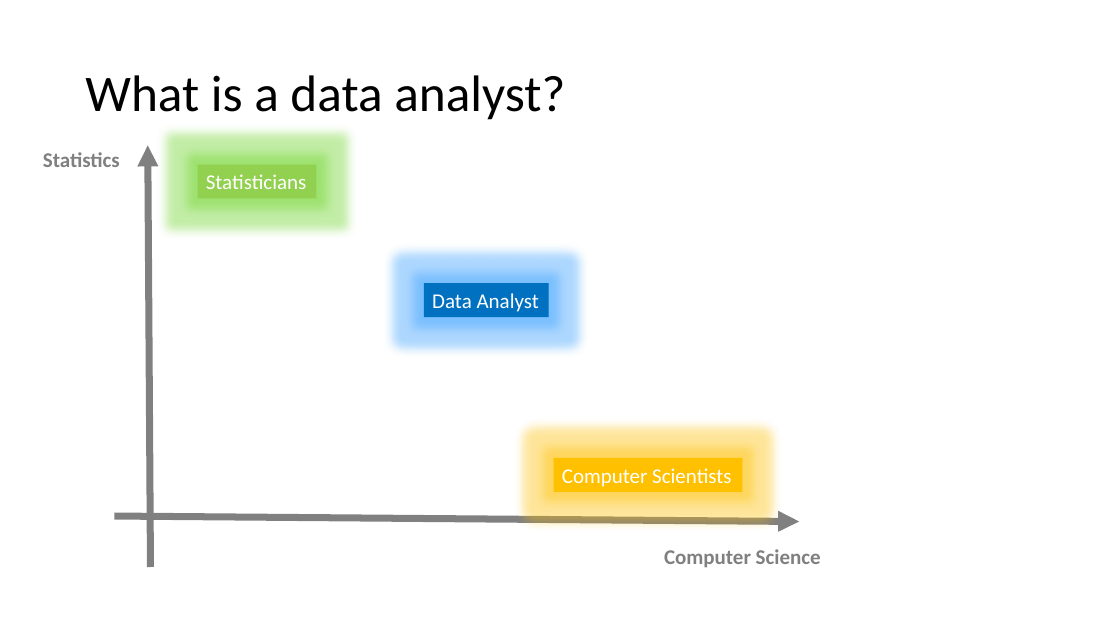
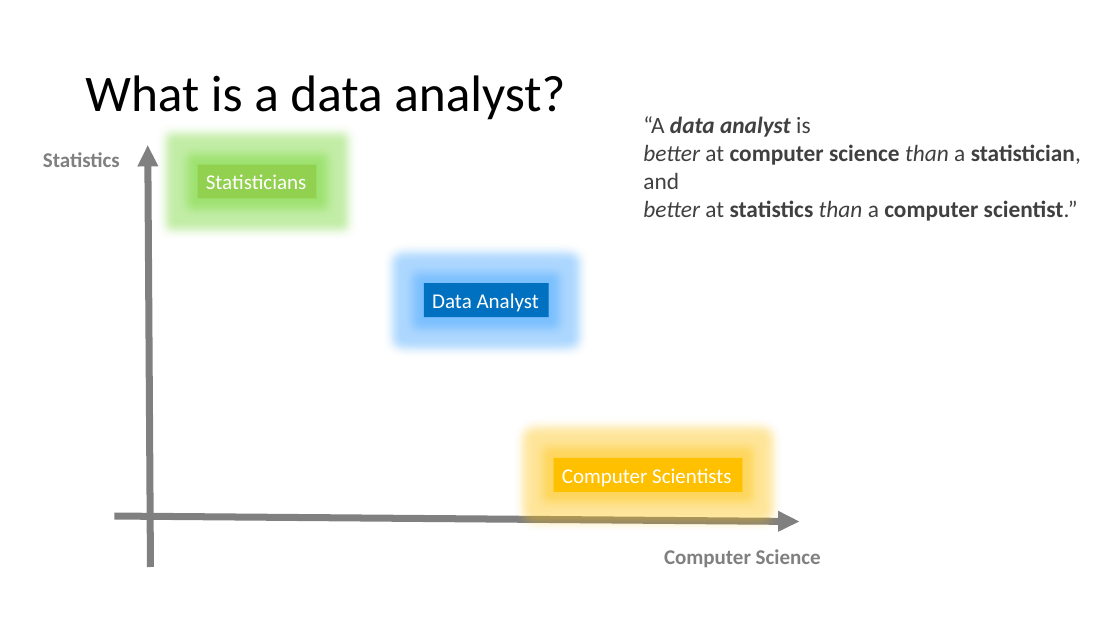
Before and after one commit to PRF-Development/DataAnalysisExtras, a slide deck: slide 7 of WhatIsDataAnalysis.pptx. Drawn at 1120x630 pixels with LibreOffice and Linux fonts; fonts in the diff are those of the drawing. Boxes give left, top, right and bottom in pixels: in the first picture for what was removed or moved away, otherwise in the second. Text is boxed around its words. In the diff, an @@ line names an element or a change of style, - is before the commit and + after.

Commit message:
added classic citation

```diff
--- a/WhatIsDataAnalysis.pptx
+++ b/WhatIsDataAnalysis.pptx
@@ text added at [643,116,1081,221], 20 pt, text #404040, bold @@
+“A data analyst is
+better at computer science than a statistician,
+and
+better at statistics than a computer scientist.”
```
